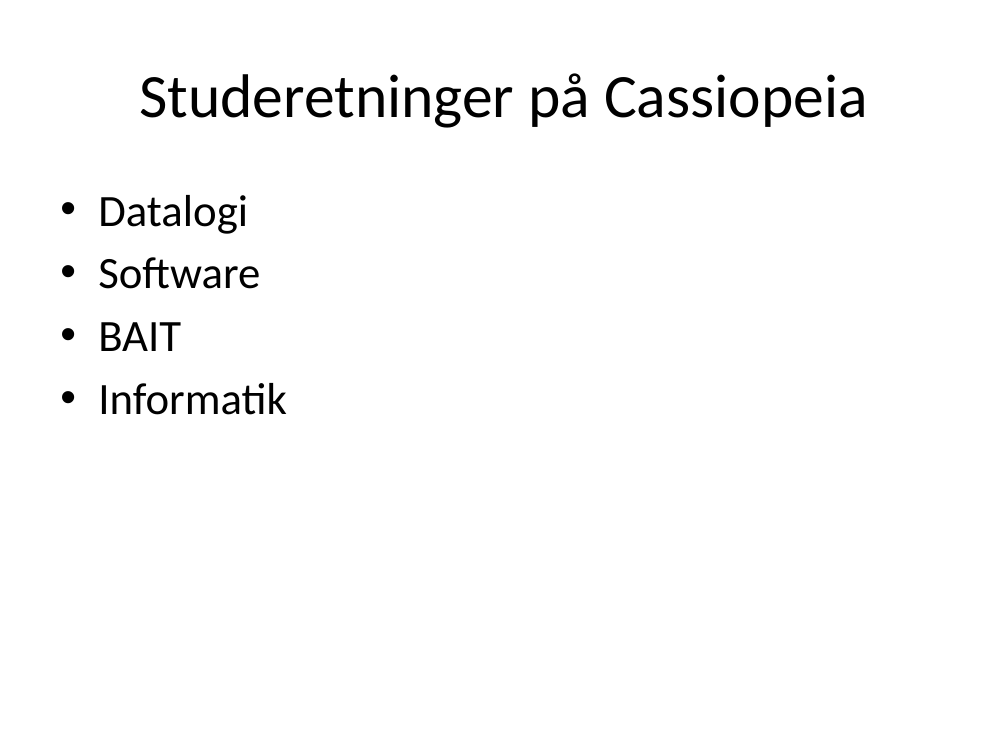
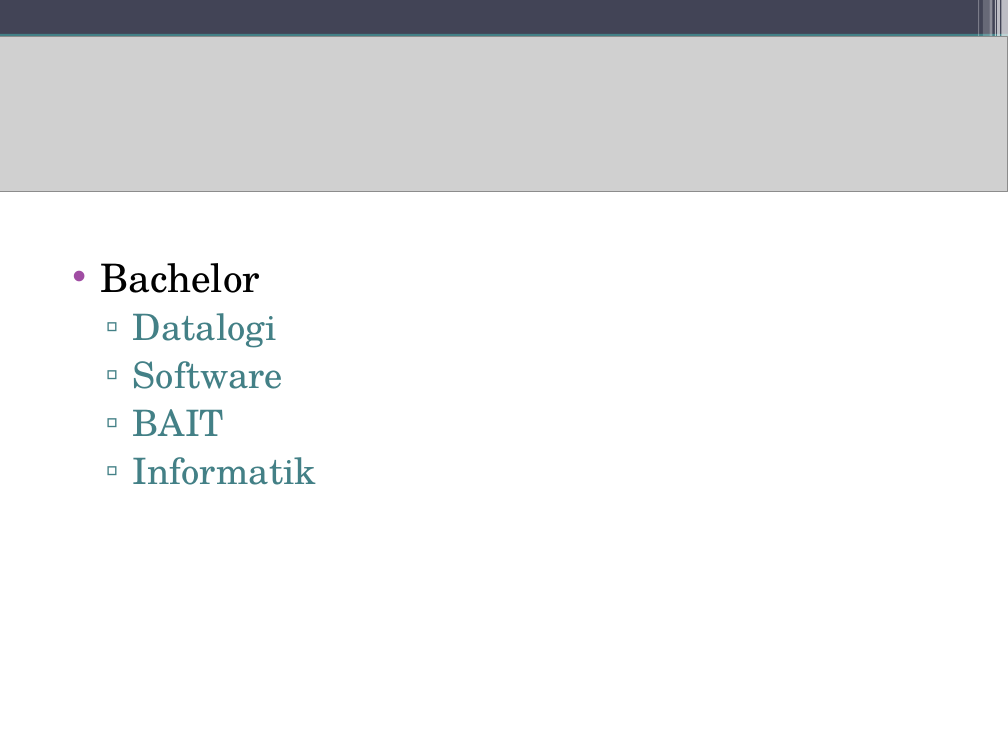
Before and after one commit to kimajakobsen/sw3-s305a, a slide deck: slide 6 of Dokumenter/Institus for Datalogi.pptx (slide 3 before the commit). Drawn at 1008x756 pixels with LibreOffice and Linux fonts; fonts in the diff are those of the drawing; grey boxes stand for pictures. Boxes give left, top, right and bottom in pixels: in the first picture for what was removed or moved away, otherwise in the second. Text is boxed around its words. In the diff, an @@ line names an element or a change of style, - is before the commit and + after.

```diff
--- a/Dokumenter/Institus for Datalogi.pptx
+++ b/Dokumenter/Institus for Datalogi.pptx
@@ rectangle added at bbox=[0, 0, 1008, 34], fill #424456 @@
@@ rectangle added at bbox=[978, 0, 979, 65], fill #FFFFFF at 30% opacity @@
@@ rectangle added at bbox=[983, 0, 989, 65], fill #FFFFFF at 20% opacity @@
@@ rectangle added at bbox=[990, 0, 993, 69], fill #FFFFFF at 40% opacity @@
@@ rectangle added at bbox=[995, 0, 996, 69], fill #FFFFFF at 60% opacity @@
@@ rectangle added at bbox=[997, 0, 1000, 69], fill #FFFFFF at 65% opacity @@
@@ rectangle added at bbox=[1002, 0, 1008, 69], fill #FFFFFF at 65% opacity @@
@@ rectangle added at bbox=[0, 40, 1008, 49], fill #438086 at 50% opacity @@
@@ rectangle added at bbox=[0, 34, 1008, 44], fill #438086 @@
@@ picture added at bbox=[0, 36, 1008, 192] @@
@@ rectangle added at bbox=[597, 39, 1008, 49], fill #438086 @@
@@ rectangle added at bbox=[597, 48, 1008, 69], fill #438086 at 50% opacity @@
@@ title removed at bbox=[139, 73, 868, 128] @@
-Studeretninger på Cassiopeia
@@ text "Bachelor": place and size @@
-text "Bachelor" at bbox=[98, 195, 287, 415]
+text "Bachelor" at bbox=[101, 263, 316, 485]
@@ text at bbox=[101, 263, 261, 293]: paragraph added @@
+• Bachelor
@@ text at bbox=[133, 313, 316, 485]: size 32 to 26 pt, font Calibri to TeX Gyre Schola, text colour #000000 to #438086 in "Datalogi", "Software", "BAIT", "Informatik"; bullet • to ▫; list level 1 to 2 in "Datalogi"; list level 1 to 2 in "Software"; list level 1 to 2 in "BAIT"; list level 1 to 2 in "Informatik" @@
```
Also in this commit, not shown: 3 other slides changed, 12 slides added, 6 slides removed.
